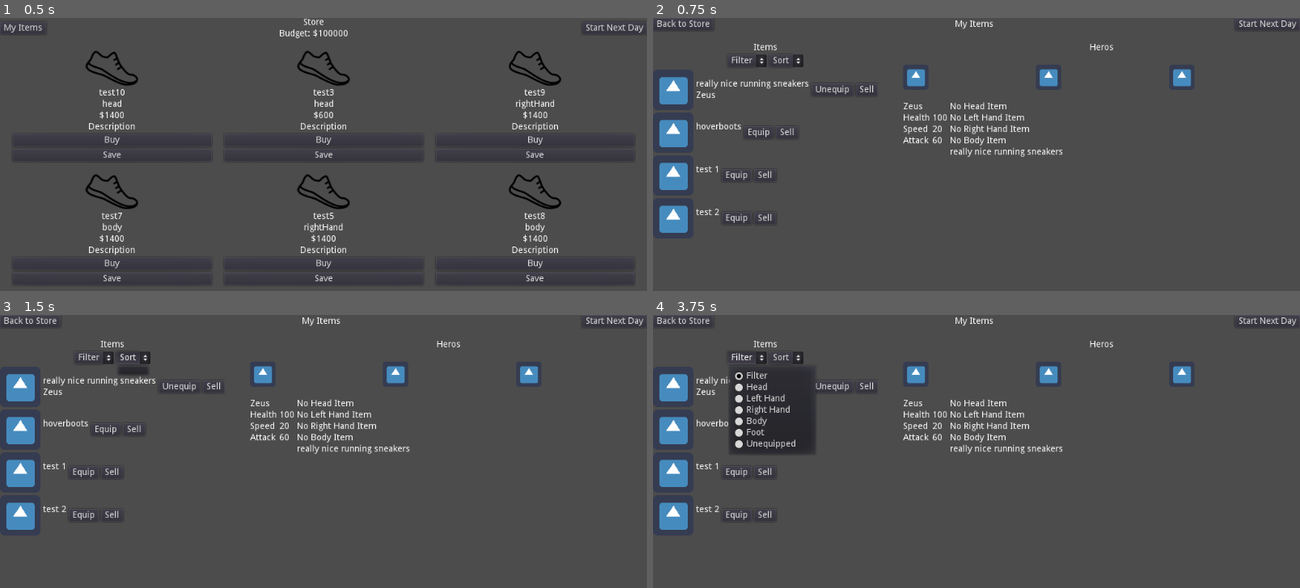
Above: before the commit, frames 1-4 (two rows, left to right).
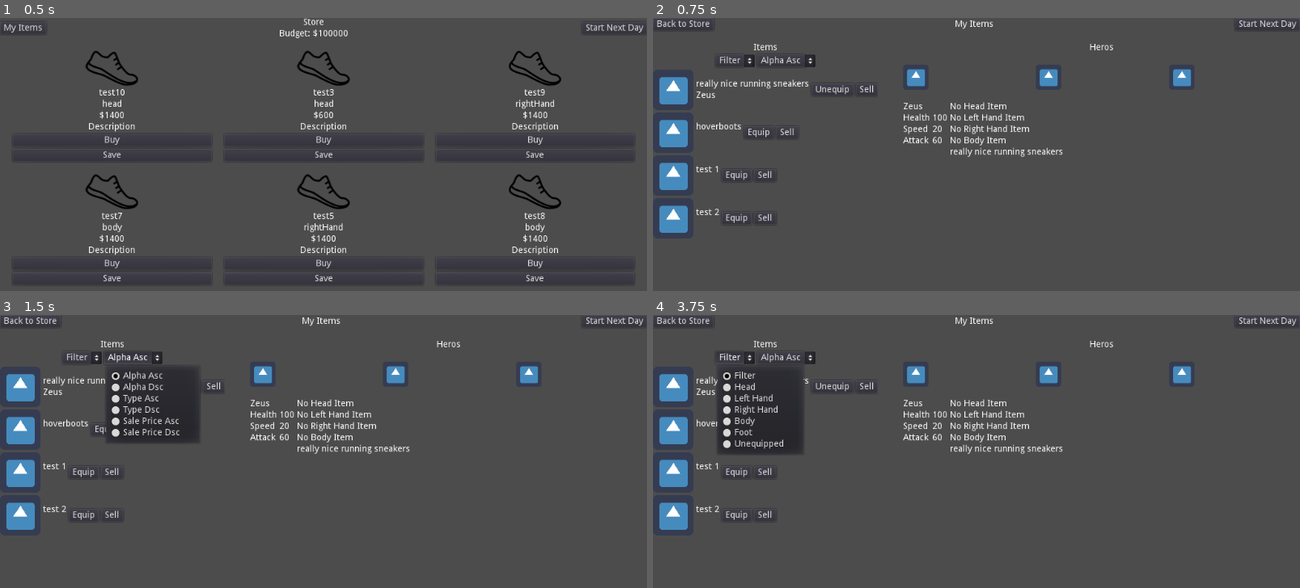
Above: after the commit, the same moments.

Repository: rachd/SuperheroDispatcher2.0
Game: Godot game, scene res://Store/Store.tscn
The game is run twice, just before and just after one commit, with the same random seed, the same clock (stepped at 60 frames per second) and the same inputs. The engine's default icon, where the game draws it, is replaced by a stand-in: a white triangle on a blue panel in a dark square.
Inputs:
- Up to frame 1 (0.5 s): no input
- Up to frame 2 (0.75 s): click "My Items" at 0.5 s
- Up to frame 3 (1.5 s): click "Sort" (after the commit: "Alpha Asc") at 1.25 s
- Up to frame 4 (3.75 s): click "Start Next Day" at 2 s; click "Start Next Day" at 2.75 s; click "Filter" at 3.5 s

Frame 1 is identical in both runs. In frame 2, 0.3% of the frame differs, in the area x 10-26%, y 13-19%; in frame 3, 3.6%, in the area x 10-31%, y 13-47%; in frame 4, 2.1%.

Commit message:
implement sorting - still some bugs

Diff:
--- a/MyItems/ItemList.gd
+++ b/MyItems/ItemList.gd
@@ -3,13 +3,16 @@
 var item_row_scene = preload("res://MyItems/ItemRow.tscn")
 var item_rows = {}
 
-func _ready():
+func _render_items():
 	for owned_item_id in gameVariables.owned_item_ids:
 		var item_row = item_row_scene.instance()
 		item_row.initialize(owned_item_id)
 		$ScrollContainer/ItemRowContainer.add_child(item_row)
 		item_rows[owned_item_id] = item_row
 		_initialize_assignments()
+
+func _ready():
+	_render_items()
 
 func _initialize_assignments():
 	var assigned_items = gameVariables.assigned_items
@@ -58,3 +61,8 @@
 	for item_id in gameVariables.owned_item_ids:
 		if item_id in assigned_items:
 			item_rows[item_id].hide()
+
+func _on_items_sorted():
+	for item_row in item_rows.values():
+		item_row.queue_free()
+	_render_items()
--- a/MyItems/ItemList.tscn
+++ b/MyItems/ItemList.tscn
@@ -1,12 +1,13 @@
-[gd_scene load_steps=3 format=2]
+[gd_scene load_steps=4 format=2]
 
-[ext_resource path="res://MyItems/FilterDropdown.gd" type="Script" id=1]
-[ext_resource path="res://MyItems/ItemList.gd" type="Script" id=2]
+[ext_resource path="res://MyItems/ItemList.gd" type="Script" id=1]
+[ext_resource path="res://MyItems/FilterDropdown.gd" type="Script" id=2]
+[ext_resource path="res://MyItems/SortDropdown.gd" type="Script" id=3]
 
 [node name="ItemList" type="VBoxContainer"]
 anchor_right = 1.0
 anchor_bottom = 1.0
-script = ExtResource( 2 )
+script = ExtResource( 1 )
 __meta__ = {
 "_edit_use_anchors_": false
 }
@@ -24,17 +25,18 @@
 alignment = 1
 
 [node name="FilterDropdown" type="OptionButton" parent="HBoxContainer"]
-margin_left = 452.0
+margin_left = 440.0
 margin_right = 514.0
 margin_bottom = 20.0
 text = "Filter"
-script = ExtResource( 1 )
+script = ExtResource( 2 )
 
 [node name="SortDropdown" type="OptionButton" parent="HBoxContainer"]
 margin_left = 518.0
-margin_right = 572.0
+margin_right = 584.0
 margin_bottom = 20.0
 text = "Sort"
+script = ExtResource( 3 )
 
 [node name="ScrollContainer" type="ScrollContainer" parent="."]
 margin_top = 42.0
@@ -48,3 +50,4 @@
 "_edit_use_anchors_": false
 }
 [connection signal="item_selected" from="HBoxContainer/FilterDropdown" to="HBoxContainer/FilterDropdown" method="_on_FilterDropdown_item_selected"]
+[connection signal="item_selected" from="HBoxContainer/SortDropdown" to="HBoxContainer/SortDropdown" method="_on_SortDropdown_item_selected"]
--- a/MyItems/MyItems.tscn
+++ b/MyItems/MyItems.tscn
@@ -1,14 +1,14 @@
 [gd_scene load_steps=4 format=2]
 
-[ext_resource path="res://MyItems/ItemList.tscn" type="PackedScene" id=1]
-[ext_resource path="res://MyItems/Heros.tscn" type="PackedScene" id=2]
-[ext_resource path="res://MyItems/MyItems.gd" type="Script" id=3]
+[ext_resource path="res://MyItems/MyItems.gd" type="Script" id=1]
+[ext_resource path="res://MyItems/ItemList.tscn" type="PackedScene" id=2]
+[ext_resource path="res://MyItems/Heros.tscn" type="PackedScene" id=3]
 
 [node name="MyItems" type="VBoxContainer"]
 anchor_right = 1.0
 anchor_bottom = 1.0
 custom_constants/separation = 20
-script = ExtResource( 3 )
+script = ExtResource( 1 )
 __meta__ = {
 "_edit_use_anchors_": false
 }
@@ -47,16 +47,16 @@
 size_flags_vertical = 3
 custom_constants/separation = 40
 
-[node name="ItemList" parent="Content" instance=ExtResource( 1 )]
+[node name="ItemList" parent="Content" instance=ExtResource( 2 )]
 anchor_right = 0.0
 anchor_bottom = 0.0
-margin_right = 120.0
+margin_right = 144.0
 margin_bottom = 560.0
 
-[node name="Heros" parent="Content" instance=ExtResource( 2 )]
+[node name="Heros" parent="Content" instance=ExtResource( 3 )]
 anchor_right = 0.0
 anchor_bottom = 0.0
-margin_left = 160.0
+margin_left = 184.0
 margin_right = 1024.0
 margin_bottom = 560.0
 size_flags_horizontal = 3
--- /dev/null
+++ b/MyItems/SortDropdown.gd
@@ -0,0 +1,58 @@
+extends OptionButton
+
+signal items_sorted
+
+func _ready():
+	self.connect("items_sorted", get_node("/root/MyItems/Content/ItemList"), "_on_items_sorted")
+	add_item("Alpha Asc", 0)
+	add_item("Alpha Dsc", 1)
+	add_item("Type Asc", 2)
+	add_item("Type Dsc", 3)
+	add_item("Sale Price Asc", 4)
+	add_item("Sale Price Dsc", 5)
+
+func _alpha_asc(a, b):
+	var item_a = constants.get_item_by_id(a)
+	var item_b = constants.get_item_by_id(b)
+	return item_a.title < item_b.title
+
+func _alpha_dsc(a, b):
+	var item_a = constants.get_item_by_id(a)
+	var item_b = constants.get_item_by_id(b)
+	return item_a.title > item_b.title
+
+func _type_asc(a, b):
+	var item_a = constants.get_item_by_id(a)
+	var item_b = constants.get_item_by_id(b)
+	return item_a.type < item_b.type
+
+func _type_dsc(a, b):
+	var item_a = constants.get_item_by_id(a)
+	var item_b = constants.get_item_by_id(b)
+	return item_a.type > item_b.type
+
+func _sale_price_asc(a, b):
+	var item_a = constants.get_item_by_id(a)
+	var item_b = constants.get_item_by_id(b)
+	return item_a.salePrice < item_b.salePrice
+
+func _sale_price_dsc(a, b):
+	var item_a = constants.get_item_by_id(a)
+	var item_b = constants.get_item_by_id(b)
+	return item_a.salePrice > item_b.salePrice
+
+func _on_SortDropdown_item_selected(index):
+	match index:
+		0:
+			gameVariables.owned_item_ids.sort_custom(self, "_alpha_asc")
+		1:
+			gameVariables.owned_item_ids.sort_custom(self, "_alpha_dsc")
+		2:
+			gameVariables.owned_item_ids.sort_custom(self, "_type_asc")
+		3:
+			gameVariables.owned_item_ids.sort_custom(self, "_type_dsc")
+		4:
+			gameVariables.owned_item_ids.sort_custom(self, "_sale_price_asc")
+		5:
+			gameVariables.owned_item_ids.sort_custom(self, "_sale_price_dsc")
+	emit_signal("items_sorted")
